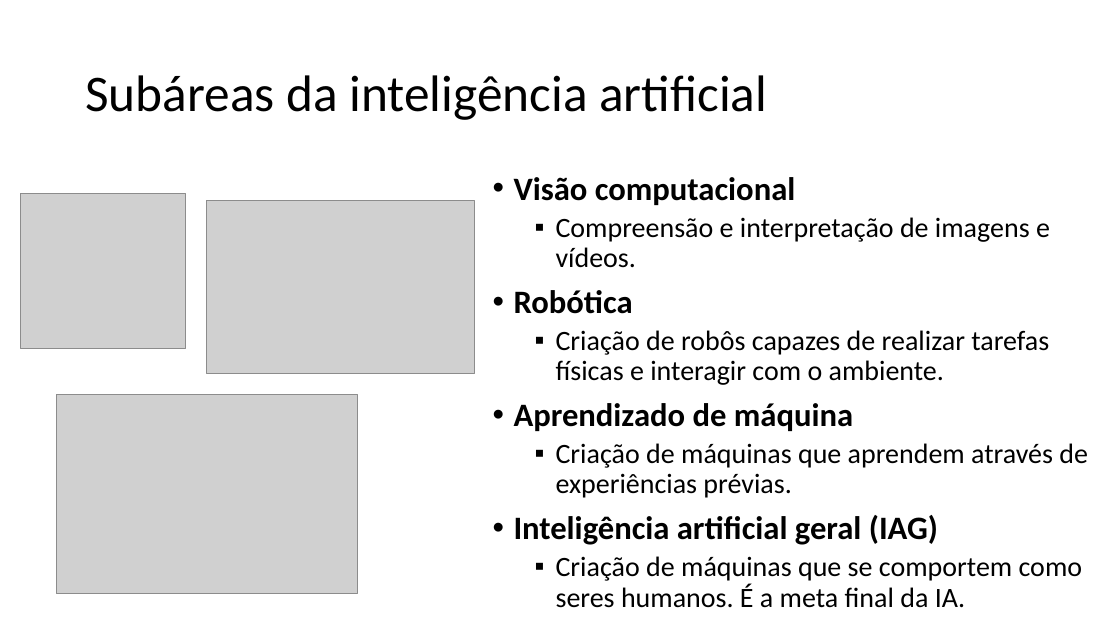
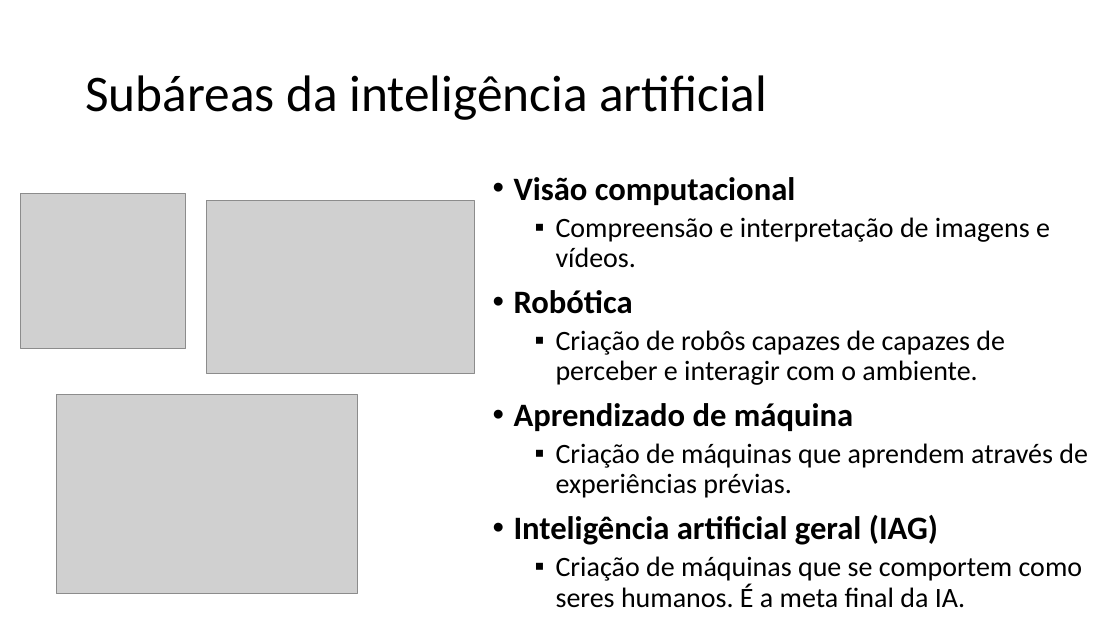
Before and after one commit to zz4fap/t319_aprendizado_de_maquina, a slide deck: slide 15 of slides/T319_Introdução.pptx (slide 14 before the commit). Drawn at 1120x630 pixels with LibreOffice and Linux fonts; fonts in the diff are those of the drawing; grey boxes stand for pictures. Boxes give left, top, right and bottom in pixels: in the first picture for what was removed or moved away, otherwise in the second. Text is boxed around its words. In the diff, an @@ line names an element or a change of style, - is before the commit and + after.

```diff
--- a/slides/T319_Introdução.pptx
+++ b/slides/T319_Introdução.pptx
@@ text at [556, 330, 1005, 385]: text changed @@
-  ▪ Criação de robôs capazes de realizar tarefas físicas e interagir com o ambiente.
+  ▪ Criação de robôs capazes de capazes de perceber e interagir com o ambiente.
```
Also in this commit, not shown: 21 other slides changed, 3 slides added, 5 slides removed, 1 other file.
